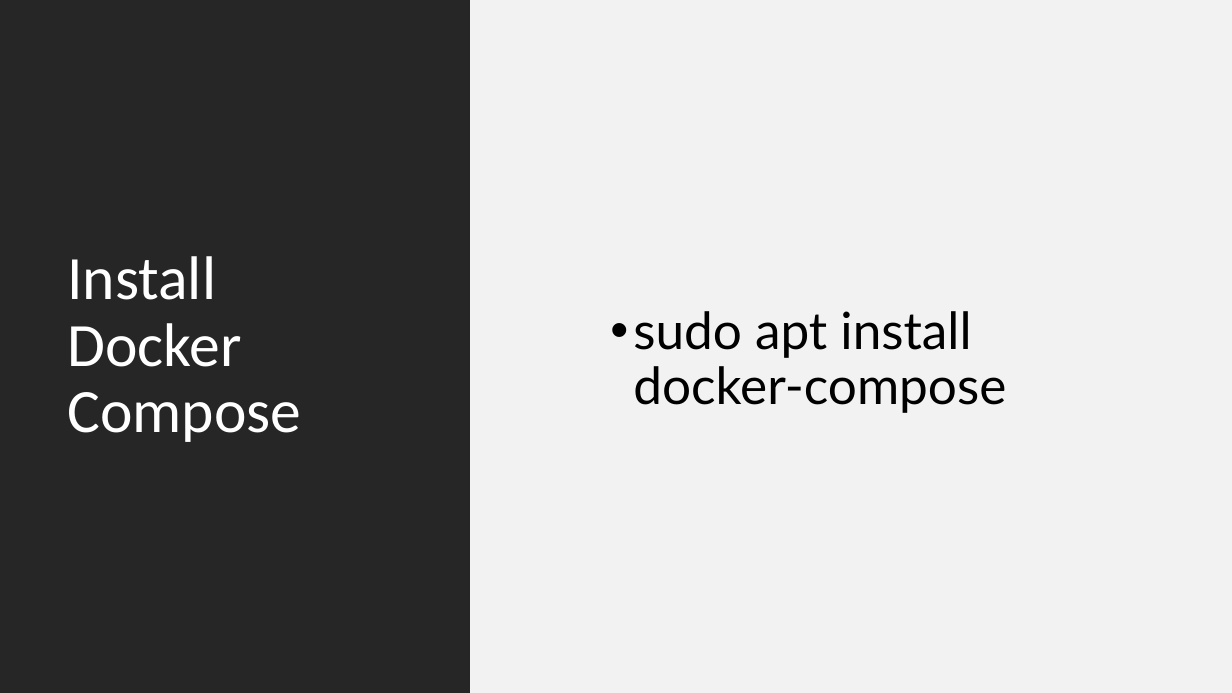
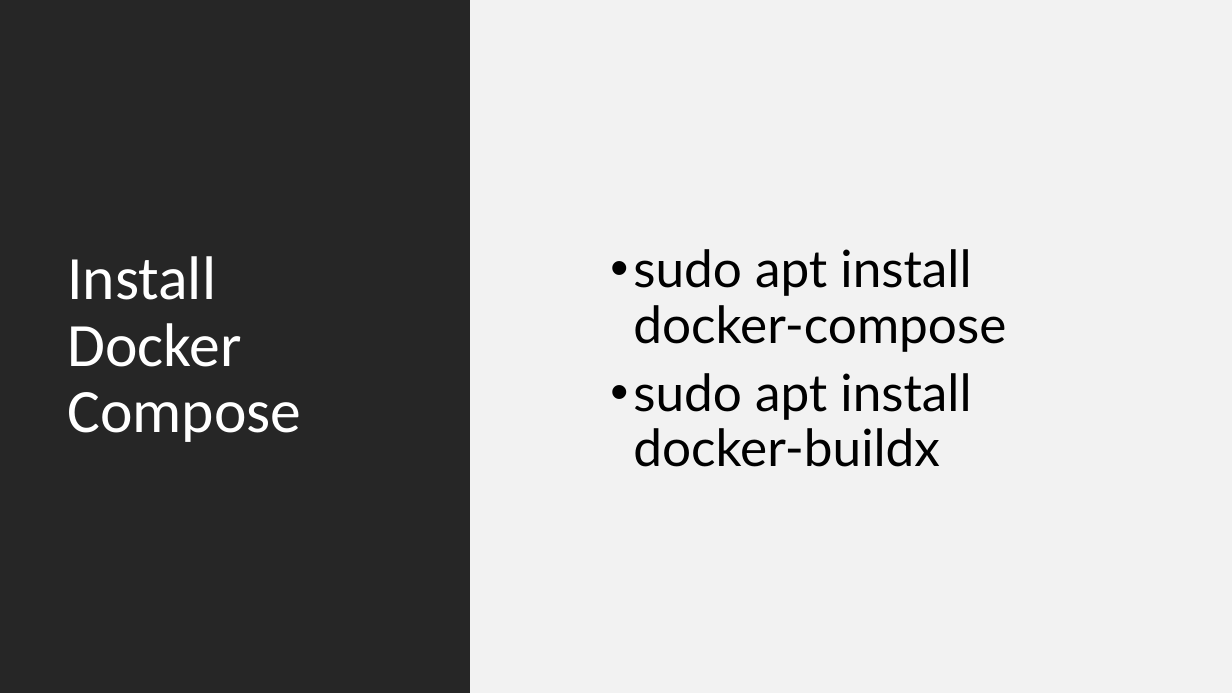
Before and after one commit to ohio-software-development/docker-example, a slide deck: slide 7 of intro-to-docker.pptx. Drawn at 1232x693 pixels with LibreOffice and Linux fonts; fonts in the diff are those of the drawing. Boxes give left, top, right and bottom in pixels: in the first picture for what was removed or moved away, otherwise in the second. Text is boxed around its words. In the diff, an @@ line names an element or a change of style, - is before the commit and + after.

Commit message:
added docker-buildx install instruction

```diff
--- a/intro-to-docker.pptx
+++ b/intro-to-docker.pptx
@@ text at <box>633,373,971,467</box>: paragraph added @@
+• sudo apt install docker-buildx
```
